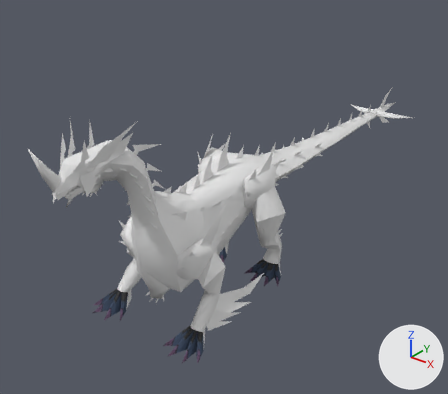
Renders of the glTF model public/models/hydranoid/monster.glb from each side of a commit.
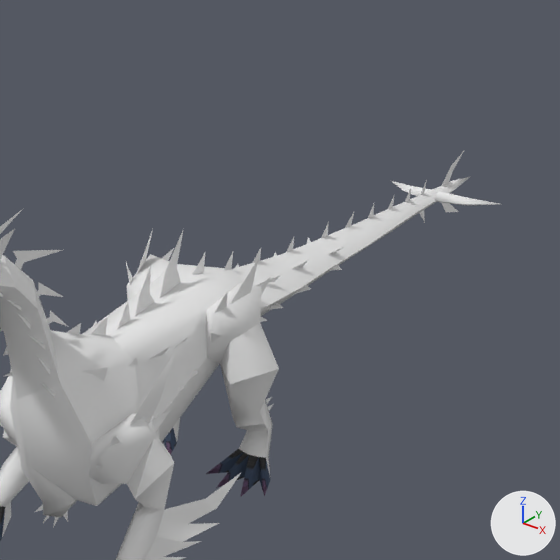
Each version is shown whole from a 50 mm camera at (2.87, -4.35, 3.0) aimed at (-0.26, -0.44, 0.58), then close up on the part from 28% to 100% of the width and 0% to 82% of the height. Every picture has the same lights, and +X, +Y and +Z are marked at lower right. The last two pictures show the newer version. Where no turn or scale is listed for an object, it has been applied to the vertices. Vertices at exactly the same position are counted once.

The first close-up shows 'Mesh_0', 'Mesh_1', 'Mesh_2', 'leg_bl-mesh', 'leg_bl-mesh.003', 'leg_fl-mesh.002', 'leg_fl-mesh.003', 'neck-mesh', 'neck-mesh.002', 'tail-mesh', 'tail-mesh.002', 'tail_tip-mesh', 'tail_tip-mesh.001', 'tail_tip-mesh.002' and 11 more.
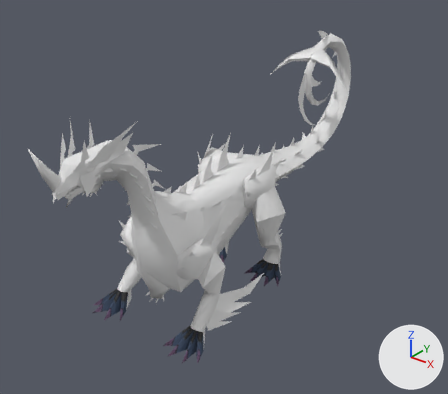
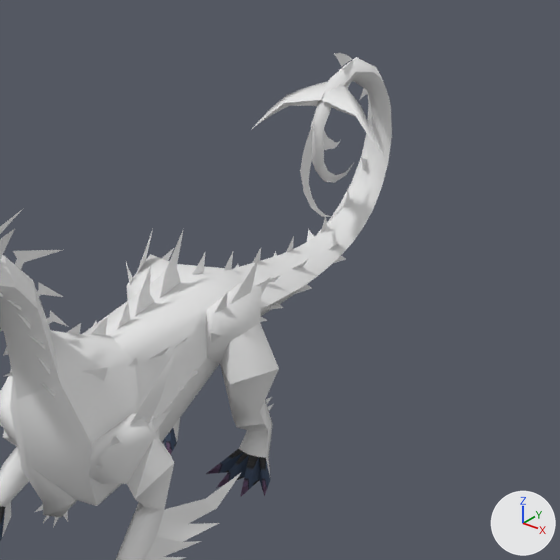
ob_tail_tip is not drawn itself; it is the parent of ob_tail_tip_mesh, ob_tail_tip_mesh_001, ob_tail_tip_mesh_002.

Location of each change, (x1, y1, x2, y2) in pixels of the close-ups (560 x 560 px):
'tail-mesh', reshaped (6% narrower, 135% taller)
    before: (233, 221, 403, 306)
    after: (233, 105, 392, 306)
'tail_tip-mesh', reshaped, moved, turned
    before: (353, 181, 456, 225)
    after: (311, 57, 391, 197)
'tail_tip-mesh.001', reshaped, moved, turned
    before: (388, 151, 499, 223)
    after: (252, 53, 384, 217)
'tail-mesh.002', reshaped
    before: (261, 234, 387, 316)
    after: (261, 278, 315, 316)
'tail_tip-mesh.002', reshaped, moved, turned
    before: (369, 213, 416, 245)
    after: (374, 68, 384, 83)
part 1 of me_mesh_3, built on
    before: (293, 221, 403, 284)
    after: (293, 105, 392, 284)
part 2 of me_mesh_5, cut back
    before: (306, 234, 387, 286)
    after: (261, 278, 315, 316)
part 4 of me_mesh_7, deleted
    before: (392, 151, 499, 223)
part 5 of me_mesh_7, built on
    before: (388, 196, 394, 209)
    after: (252, 53, 384, 217)

The change in detail:
me_mesh_3 is used by ob_tail_mesh; location (0.0, -0.233, 0.881).
me_mesh_3 had 14 vertices, 14 faces and spanned x -0.21..0.21, y -0.05..1.64, z -0.09..0.11.
me_mesh_3 now has 137 vertices, 224 faces and spans x -0.21..0.21, y -0.05..1.37, z -0.09..0.66.
me_mesh_3 part 1: 8 vertices removed from x -0.12..0.12, y 0.7..1.64, z -0.09..0.03; 131 vertices added at x -0.19..0.19, y -0.05..1.37, z -0.09..0.66.
me_mesh_5 is used by ob_tail_mesh_002; location (0.0, -0.233, 0.881).
me_mesh_5 had 13 vertices, 14 faces and spanned x -0.21..0.21, y -0.05..1.64, z -0.25..-0.04.
me_mesh_5 now has 133 vertices, 224 faces and spans x -0.21..0.21, y -0.05..1.45, z -0.25..0.69.
me_mesh_5 part 2: 7 vertices removed from x -0.12..0.12, y 0.7..1.64, z -0.22..-0.09; 127 vertices added at x -0.19..0.19, y -0.05..1.45, z -0.25..0.69.
me_mesh_6 is used by ob_tail_tip_mesh; parent ob_tail_tip; location (0.0, 0.0, 0.0).
me_mesh_6 had 12 vertices, 14 faces and spanned x -0.52..0.53, y -1.65..8.02, z -0.67..0.57.
me_mesh_6 now has 132 vertices, 224 faces and spans x -0.52..0.53, y -1.55..3.65, z 0.21..5.54.
me_mesh_6 part 3: the whole mesh is rebuilt.
me_mesh_7 is used by ob_tail_tip_mesh_001; parent ob_tail_tip; location (0.0, 0.0, 0.0).
me_mesh_7 had 41 vertices, 26 faces and spanned x -2.96..2.96, y 1.35..10.18, z -1.79..1.48.
me_mesh_7 now has 293 vertices, 416 faces and spans x -2.96..2.96, y -2.71..3.42, z 0.7..5.74.
me_mesh_7 part 4: 8 loose pieces with 38 vertices, spanning x -2.96..2.96, y 2.98..10.18, z -1.79..1.48, are deleted.
me_mesh_7 part 5: 3 vertices removed from x 0.0, y 1.35..1.94, z 0.34..0.99; 293 vertices added at x -2.96..2.96, y -2.71..3.42, z 0.7..5.74.
me_mesh_8 is used by ob_tail_tip_mesh_002; parent ob_tail_tip; location (0.0, 0.0, 0.0).
me_mesh_8 had 8 vertices, 6 faces and spanned x -0.78..0.78, y -1.63..3.83, z -0.77..-0.18.
me_mesh_8 now has 65 vertices, 96 faces and spans x -0.78..0.78, y -1.87..3.65, z -0.47..2.78.
me_mesh_8 part 6: the whole mesh is rebuilt.
Object 'tail_tip' (ob_tail_tip) moves from (0.0, 10.0, -0.5) to (0.0, 9.543, 2.397).
Object 'tail_tip' (ob_tail_tip) turns from (0, 0, 0) to (66, 0, -0) degrees about x, y and z.
